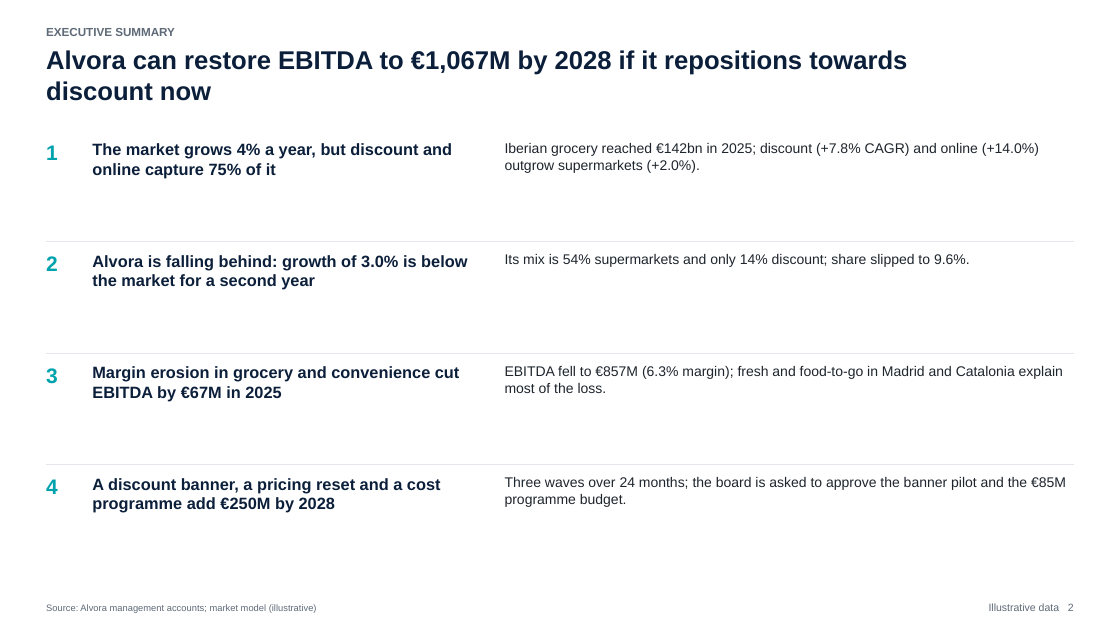
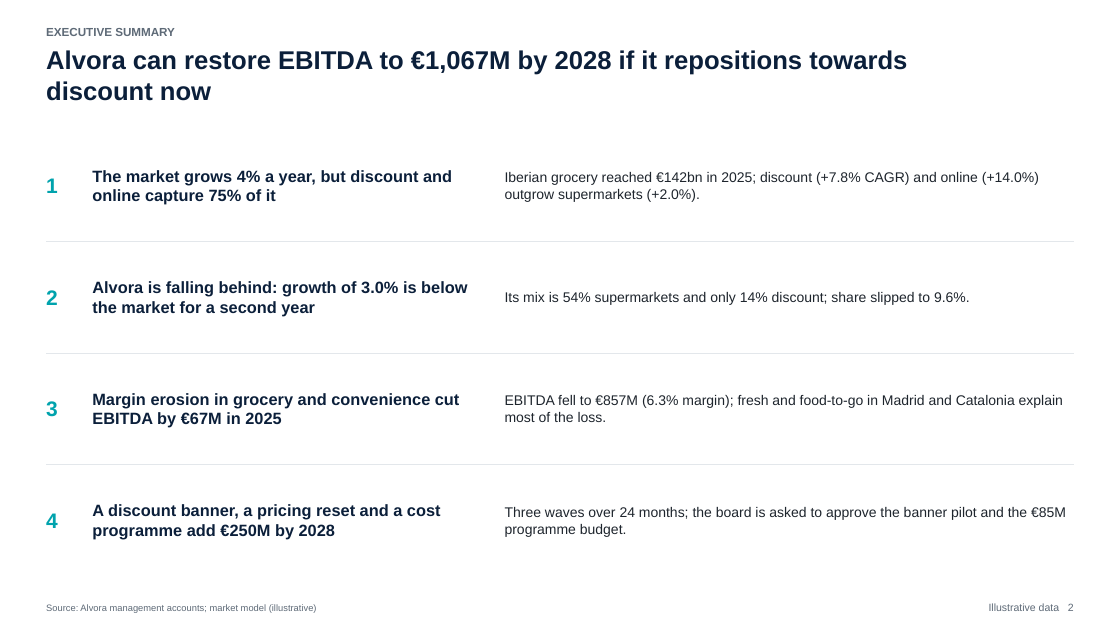
Before and after one commit to diegonievesdesantos-oss/MBBslides, a slide deck: slide 2 of examples/alvora/output/1_draft/deck.pptx. Drawn at 1120x630 pixels with LibreOffice and Linux fonts; fonts in the diff are those of the drawing. Boxes give left, top, right and bottom in pixels: in the first picture for what was removed or moved away, otherwise in the second. Text is boxed around its words. In the diff, an @@ line names an element or a change of style, - is before the commit and + after.

```diff
--- a/examples/alvora/output/1_draft/deck.pptx
+++ b/examples/alvora/output/1_draft/deck.pptx
@@ vertical alignment top to middle in 12 elements at <box>92,170,452,205</box>, <box>505,172,1039,202</box>, <box>92,281,467,317</box>, <box>505,292,970,305</box>, <box>92,393,460,428</box>, <box>505,395,1063,422</box>, <box>92,504,441,540</box>, <box>505,507,1066,537</box>, <box>46,290,58,305</box>, <box>46,401,58,417</box>, <box>46,178,58,193</box>, <box>46,513,58,528</box> @@
```
Also in this commit, not shown: 30 other files.
